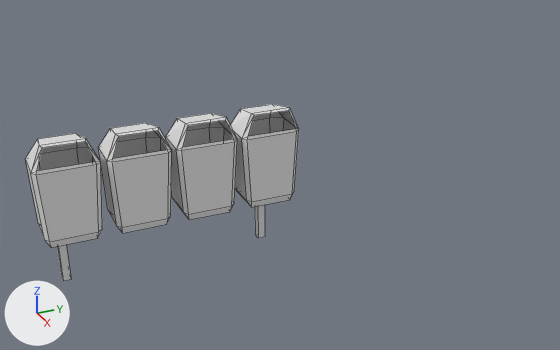
One commit to the Blender file Utils/Modelos/lixeiracompleta.blend: the scene before it, then after it.
The view is the same before and after, from a 50 mm lens placed at (5.05, -0.65, 3.1), pointed at (-0.11, 1.68, 0.52). The lights are fixed; the arrows at lower left show +X, +Y and +Z. Mesh edges are drawn as thin lines. Materials are left out; every surface is plain grey.
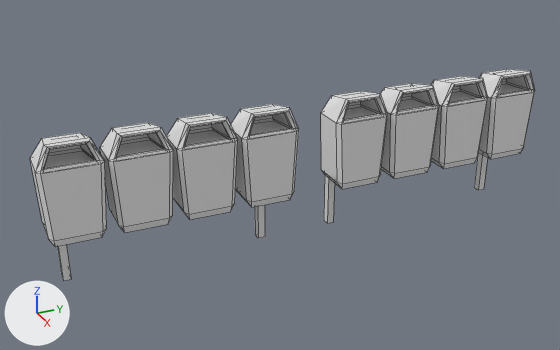
Where the change shows, as pixel boxes [x1, y1, x2, y2] in the pictures (560 x 350 px):
'Cube', reshaped
    before: [25, 104, 299, 281]
    after: [30, 104, 299, 281]
'Cube.001', added
    after: [321, 69, 534, 223]
part 1 of me_cube_001, rebuilt
    before: [25, 133, 102, 247]
    after: [30, 133, 107, 247]
part 2 of me_cube_001, rebuilt
    before: [98, 123, 172, 233]
    after: [100, 123, 173, 233]
part 3 of me_cube_001, built on
    before: [176, 117, 265, 238]
    after: [177, 111, 296, 238]

What the commit changed:
me_cube_001 is used by ob_cube; location (0.0, 0.0, 0.0).
me_cube_001 had 132 vertices, 142 faces and spanned x -0.26..0.16, y -0.23..1.72, z -0.06..1.18.
me_cube_001 now has 200 vertices, 212 faces and spans x -0.26..0.16, y -0.2..1.72, z -0.06..1.18.
me_cube_001 part 1: the loose piece of 28 vertices spanning x -0.19..0.16, y -0.23..0.23, z 0.43..1.18 is rebuilt with 46 vertices and now spans x -0.19..0.16, y -0.2..0.26, z 0.43..1.18.
me_cube_001 part 2: the loose piece of 28 vertices spanning x -0.19..0.16, y 0.27..0.73, z 0.43..1.18 is rebuilt with 46 vertices and now spans x -0.19..0.16, y 0.28..0.74, z 0.43..1.18.
Part 3, on me_cube_001:
4 vertices are removed from x -0.25..0.16, y 0.8..1.57, z 0.75..1.16.
12 faces are deleted.
38 vertices are added at x -0.12..0.16, y 0.81..1.67, z 0.99..1.16.
47 new faces join them.
Mesh me_cube_002 is new.
It has 200 vertices, 212 faces and spans x -0.26..0.16, y -0.2..1.72, z -0.06..1.18.
Object 'Cube.001' (ob_cube_001) is new; it shows me_cube_002.
Its location is (0.0, 2.239, 0.0).
